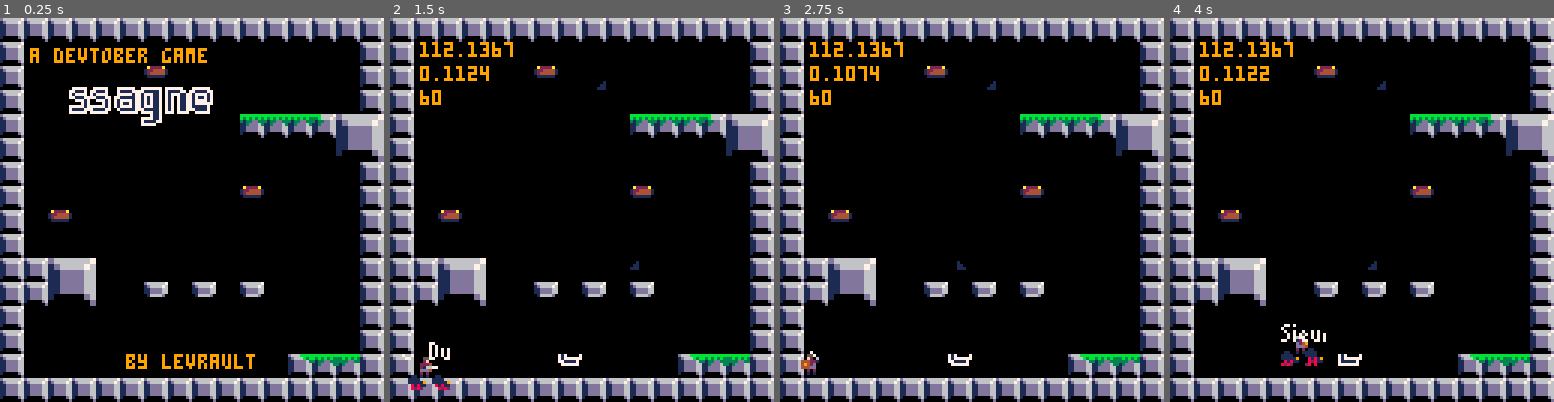
Above: before the commit, frames 1-4 (left to right).
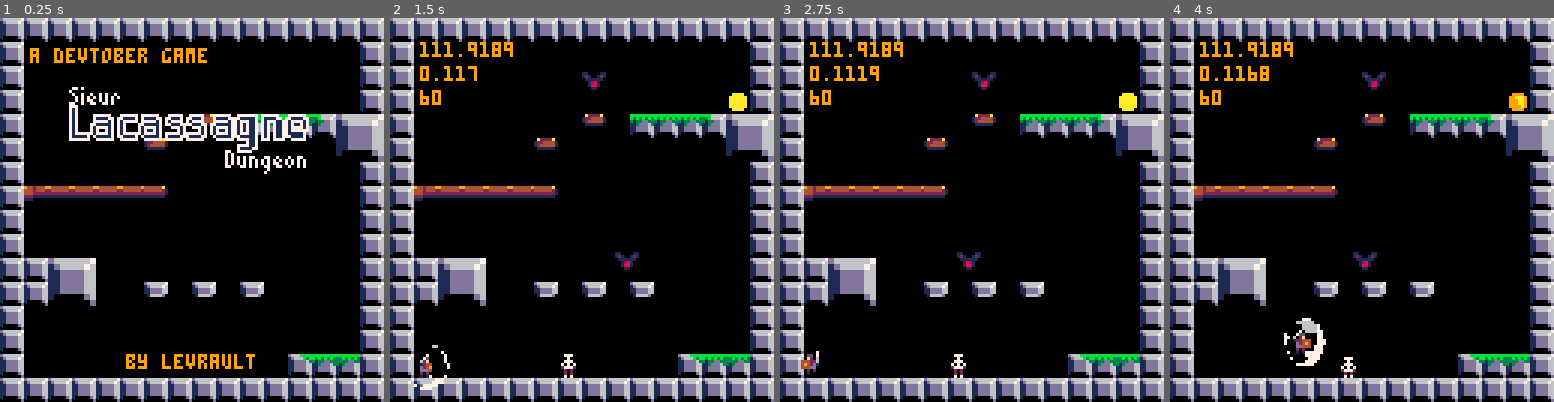
Above: after the commit, the same moments.

Repository: Levrault/pico8-sieur-lacassagne-dungeon
Game: PICO-8 cartridge sieur-lacassagne-dungeon.p8
Two runs of this game, one before a commit and one after it. Both use one fixed random seed, a clock stepped at 60 frames per second and the inputs below.
Inputs:
- Up to frame 1 (0.25 s): no input
- Up to frame 2 (1.5 s): tap O (Z key) at 0.33, 0.7, 1.43 s; tap X (X key) at 1.07 s
- Up to frame 3 (2.75 s): hold Left 1.97-2.37 s; tap X (X key) at 2.07, 2.4, 2.73 s; tap O (Z key) at 2.22 s
- Up to frame 4 (4 s): hold Right 2.87-3.53 s; tap X (X key) at 3.07, 3.4, 3.73 s; tap O (Z key) at 3.1, 3.98 s

The runs differ from the first frame. In frame 1, 8.0% of the frame differs, in the area x 6-81%, y 12-54%; in frame 2, 3.6%; in frame 3, 3.2%; in frame 4, 3.8%.

Commit message:
feat(sprite): optimize sprite sheet

Diff:
--- a/sieur-lacassagne-dungeon.p8
+++ b/sieur-lacassagne-dungeon.p8
@@ -196,12 +196,10 @@
 
 		local author="by levrault"
 		local new_game="press \x97 to start a new game"
-
-		--context
 		print("a devtober game",10,10,9)
-		--log
-		spr(100,23,20,10,4)
-
+		spr(32,22,21,3,1)
+		spr(96,23,29,10,4)
+		spr(35,74,44,4,1)
 		if self.txt_blink then
 			print(new_game,hcenter(new_game),68,7)
 		end
@@ -497,7 +495,7 @@
 	local slash_ap=make_animation_player({
 		["slash"]={
 			ticks=3,
-			frames={32,32,34},
+			frames={76,76,78},
 			loop=false
 		}
 	},"slash")
@@ -507,34 +505,29 @@
 			frames={1},
 			loop=true
 		},
-		["block"]={
-			ticks=1,
-			frames={2},
-			loop=true
-		},
 		["attack"]={ --btn(4)
 			ticks=4,
-			frames={9,10,11,12},
+			frames={8,9,10,11},
 			loop=false
 		},
 		["move"]={ --btn(0) and btn(1)
 			ticks=4,
-			frames={3,4,5,6},
+			frames={2,3,4,5},
 			loop=true
 		},
 		["jump"]={ --btn(5)
 			ticks=1,
-			frames={7},
+			frames={6},
 			loop=true
 		},
 		["fall"]={
 			ticks=1,
-			frames={8},
+			frames={7},
 			loop=true
 		},
 		["death"]={
 			ticks=1,
-			frames={13},
+			frames={12},
 			loop=true
 		}
 	},"idle")
@@ -832,7 +825,7 @@
 			a={
 				["fly"]={
 					ticks=5,
-					frames={64,65,66,67,68},
+					frames={52,53,54,55,56},
 					loop=true
 				}
 			},
@@ -905,7 +898,7 @@
 			a={
 				["idle"]={
 					ticks=16,
-					frames={80,80,81,82,83,84,84,84,84,84,84,83,82,81,80,80},
+					frames={57,57,58,59,60,61,61,61,61,61,61,60,59,58,57,57},
 					loop=true
 				}
 			},
@@ -935,7 +928,7 @@
 			a={
 				["move"]={
 					ticks=4,
-					frames={96,97,98,99},
+					frames={48,49,50,51},
 					loop=true
 				}
 			},
@@ -971,7 +964,7 @@
 			a={
 				["idle"]={
 					ticks=6,
-					frames={112,112,113,113,114,114},
+					frames={13,13,14,14,15,15},
 					loop=true
 				}
 			},
@@ -994,7 +987,7 @@
 	local ap=make_animation_player({
 		["idle"]={
 			ticks=6,
-			frames={128,129,129,130,130,131},
+			frames={44,45,45,46,46,47},
 			loop=true
 		}
 	},"idle")
@@ -1037,7 +1030,7 @@
 	local ap=make_animation_player({
 		["explosion"]={
 			ticks=5,
-			frames={160,162,164,166,168,170},
+			frames={64,66,68,70,72,74},
 			loop=false
 		}
 	},"explosion")
@@ -1390,36 +1383,36 @@
 2020202000000000000000000000000000000000000000000000000000000000000000000000000000000000000000000000000000000000000000000000000000000000000000000000000000000000000000000000000000000000000000000000000000000000000000000000000000000000000000000000000000000000
 __map__
 1010101010101010101010101010101010101010101010101010101010101010101010101010101010101010101010101010101010101010101010101010101010101010101010101010101010101010101010101010101010101010101010101010101010101010101010101010101010101010101010101010101010101010
-10000000000000000000000000000010101a0000000000000000000000000010100000000000002425000000000000101000000000000000000000000000001010101010101010101010101010101010100000000000000000000000000000101000000000000000000000000000001010000000000024250010101010100010
-1000000000001a00000000000000001010000000000000000000000000000010100000000000003435000000000000101000000000000000000000000000001010101010101010101010101010101010100000000000000000000000000000101000000000000000000000000000001010000000000034350000101010000010
-100000000000000000000000000000101000000000000000000000000000001010272824250000242527282425000010101112121410111212121314000000101000000017101c10101010101a001c10100000000000000000000000000000101000000000000000000000000000001010272b00000010100000242500000010
-10000000000000000000121212146e6f100000001500001500001500002425242500003435000034350000343500001010000000000000000000000000260010100000000000000000101700001a0010101100001500001500000000000000101000000000000000000000000000001010000000000010100000343500000010
-10000000000000000000000000007e7f10000000000000000000000000343534350000242500002425000024250000101000000000000000000000000000001010000000000000000000000000000010101500000000000000000000000000101010000000000000000000000000001010000000000000000000000000000010
-1000000000000000000000000000001010272b00000000000000000000001a10102728343500003435272834350000101000002614161116101011121314101010000000000000000000000000000010100000000000000000150000000000101010100000000000000000000000001010000000000000000000000000000010
-100000000000000000001a0000000010100000000000000000000000000000101000002425000024250000242500001010000000101010101010101010101010100000001a00000000000000000000101000000000000000000000000000001010101010000000000000000000000010100000002a2824250000242500000010
-10001a000000000000000000000000101010000000000000000000000000001010000034350000343500003435000010100026000000000000000000000000101000000000000000000000000000001010000000000000000000002a292928101010101010000000000000000000001010000000000034350000343500000010
-1000000000000000000000000000001010242500000000000000000000000010102728242500002425272824250000101000000000000000000000000000001010000000000000000000000000000010100000000000000000000000000000101010101010100000000000000000001010000000000024250000101000000010
-10106e6f000000000000000000000010103435000000000000000000000000101000003435000034350000343500001010000000101000000000000000000010101010000010000010001c1000001010100000000000000000000000000000101010101010101000000000000000001010000000000034350000101000002610
-10107e7f00001500150015000000001010101515151515150000260000000010100000242500002425000024250000101024251010101000000010101026001010101000001000001000001000001010100000000000000000000000001500101010101010101010000000000000001010160000000024250000101000000010
-10000000000000000000000000000010101a0000000000000000000000260010102728343500003435272834350000101034351010101011121410101000001010101000001000001000001000001010100000000000000000000000000000101010101010101010100000000000001010101600000034350000101000000010
-100000000000000000000000000000101000000000000000001b00000000002425000024250000000000002425000010100000000000000000000000000026101010101b001000001000001000001010101011131314100000101100000000101010101010101010101000000000001010101000000024250000101000000010
-10000000000000000000000011121310100000000000000000000000000000343500003435000000000000343500001010000000000000000000000000000010101010000010001a1000001000001010101010101010101114101010161616101010101010101010101010000000001010101016161634351616101016161610
-1010101010101010101010101010101010111212141611141616161010121410101010242510101616101024251010101010101010101016101610101010101010101016161016161016161016161010101010101010101010101010101010101010101010101010101010101010101010101010101010101010101010101010
-1010101010101010101010101010101010101010101010101010101010101010101010343510101010101034351010101010101010101010101010101010101010101010101010101010101010101010101010101010101010101010101010101010101010101010101010101010101010101010101010101010101010101010
-1000001010000000001010000000001010000000000000000000000000000010100000000000000000000000000000101000000000000000000000000000001010000000000000000000000000000010100000000000000000000000000000101000000000000000000000000000001010000010100000000010100000000010
-1010001010000000001010000000001010000000000000000000000000000010100000000000000000000000000000101000000000000000000000000000001010000000000000000000000000000010100000000000000000000000000000101000000000000000000000000000001010100010100000000010100000000010
-1010001010001010001010001010001010000000000000000000000000000010100000000000000000000000000000101000000000000000000000000000001010000000000000000000000000000010100000000000000000000000000000101000000000000000000000000000001010100010100010100010100010100010
-1010001010261010001010261010001010000000000000000000000000000010100000000000000000000000000000101000000000000000000000000000001010000000000000000000000000000010100000000000000000000000000000101000000000000000000000000000001010100010102610100010102610100010
-1010001010001010001010001010001010000000000000000000000000000010100000000000000000000000000000101000000000000000000000000000001010000000000000000000000000000010100000000000000000000000000000101000000000000000000000000000001010100010100010100010100010100010
-1010001010261010001010261010001010000000000000000000000000000010100000000000000000000000000000101000000000000000000000000000001010000000000000000000000000000010100000000000000000000000000000101000000000000000000000000000001010100010102610100010102610100010
-1010000000001010000000001010001010000000000000000000000000000010100000000000000000000000000000101000000000000000000000000000001010000000000000000000000000000010100000000000000000000000000000101000000000000000000000000000001010100000000010100000000010100010
-1010101010101010111212141010001010000000000000000000000000000010100000000000000000000000000000101000000000000000000000000000001010000000000000000000000000000010100000000000000000000000000000101000000000000000000000000000001010101010101010101112121410100010
-1010101010100000000000000000001010000000000000000000000000000010100000000000000000000000000000101000000000000000000000000000001010000000000000000000000000000010100000000000000000000000000000101000000000000000000000000000001010101010101000000000000000000010
+1000000000000000000000000000001010000000000000000000000000000010100000000000006e6f00000000000010100000000000000000000000000000101010101010101010101010101010101010000000000000000000000000000010100000000000000000000000000000101000000000006e6f0010101010100010
+1000000000000000000000000000001010000000000000000000000000000010100000000000007e7f00000000000010100000000000000000000000000000101010101010101010101010101010101010000000000000000000000000000010100000000000000000000000000000101000000000007e7f0000101010000010
+1000000000000000000000000000001010000000000000000000000000000010101b1c6e6f00006e6f1b1c6e6f00001010111212141011121212131400000010100000001710001010101010000000101000000000000000000000000000001010000000000000000000000000000010101b1f000000101000006e6f00000010
+10000000000000001a00121212146e6f100000001500001500001500006e6f6e6f00007e7f00007e7f00007e7f000010100000000000000000000000001a0010100000000000000000101700000000101011000015000015000000000000001010000000000000000000000000000010100000000000101000007e7f00000010
+1000000000001a000000000000007e7f100000000000000000000000007e7f7e7f00006e6f00006e6f00006e6f0000101000000000000000000000000000001010000000000000000000000000000010101500000000000000000000000000101010000000000000000000000000001010000000000000000000000000000010
+10000000000000000000000000000010101b1f00000000000000000000000010101b1c7e7f00007e7f1b1c7e7f0000101000001a14161116101011121314101010000000000000000000000000000010100000000000000000150000000000101010100000000000000000000000001010000000000000000000000000000010
+101b1d1d1d1d1f000000000000000010100000000000000000000000000000101000006e6f00006e6f00006e6f00001010000000101010101010101010101010100000000000000000000000000000101000000000000000000000000000001010101010000000000000000000000010100000001e1c6e6f00006e6f00000010
+10000000000000000000000000000010101000000000000000000000000000101000007e7f00007e7f00007e7f00001010001a000000000000000000000000101000000000000000000000000000001010000000000000000000001e1d1d1c10101010101000000000000000000000101000000000007e7f00007e7f00000010
+10000000000000000000000000000010106e6f00000000000000000000000010101b1c6e6f00006e6f1b1c6e6f000010100000000000000000000000000000101000000000000000000000000000001010000000000000000000000000000010101010101010000000000000000000101000000000006e6f0000101000000010
+10106e6f000000000000000000000010107e7f000000000000000000000000101000007e7f00007e7f00007e7f000010100000001010000000000000000000101010100000100000100000100000101010000000000000000000000000000010101010101010100000000000000000101000000000007e7f0000101000001a10
+10107e7f000015001500150000000010101015151515151500001a00000000101000006e6f00006e6f00006e6f000010106e6f101010100000001010101a00101010100000100000100000100000101010000000000000000000000000150010101010101010101000000000000000101016000000006e6f0000101000000010
+10000000000000000000000000000010100000000000000000000000001a0010101b1c7e7f00007e7f1b1c7e7f000010107e7f101010101112141010100000101010100000100000100000100000101010000000000000000000000000000010101010101010101010000000000000101010160000007e7f0000101000000010
+100000000000000000000000000000101000000000000000000000000000006e6f00006e6f0000000000006e6f00001010000000000000000000000000001a101010100000100000100000100000101010101113131410000010110000000010101010101010101010100000000000101010100000006e6f0000101000000010
+100000000000000000000000111213101000000000000000000000000000007e7f00007e7f0000000000007e7f000010100000000000000000000000000000101010100000100000100000100000101010101010101010111410101016161610101010101010101010101000000000101010101616167e7f1616101016161610
+10101010101010101010101010101010101112121416111416161610101214101010106e6f1010161610106e6f1010101010101010101016101610101010101010101016161016161016161016161010101010101010101010101010101010101010101010101010101010101010101010101010101010101010101010101010
+10101010101010101010101010101010101010101010101010101010101010101010107e7f1010101010107e7f1010101010101010101010101010101010101010101010101010101010101010101010101010101010101010101010101010101010101010101010101010101010101010101010101010101010101010101010
+1000000000000000000000000000001010000000000000000000000000000010100000000000000000000000000000101000000000000000000000000000001010000000000000000000000000000010100000000000000000000000000000101000000000000000000000000000001010000010100000000010100000000010
+1000000000000000000000000000001010000000000000000000000000000010100000000000000000000000000000101000000000000000000000000000001010000000000000000000000000000010100000000000000000000000000000101000000000000000000000000000001010100010100000000010100000000010
+1000000000000000000000000000001010000000000000000000000000000010100000000000000000000000000000101000000000000000000000000000001010000000000000000000000000000010100000000000000000000000000000101000000000000000000000000000001010100010100010100010100010100010
+1000000000000000000000000000001010000000000000000000000000000010100000000000000000000000000000101000000000000000000000000000001010000000000000000000000000000010100000000000000000000000000000101000000000000000000000000000001010100010101a10100010101a10100010
+1000000000000000000000000000001010000000000000000000000000000010100000000000000000000000000000101000000000000000000000000000001010000000000000000000000000000010100000000000000000000000000000101000000000000000000000000000001010100010100010100010100010100010
+1000000000000000000000000000001010000000000000000000000000000010100000000000000000000000000000101000000000000000000000000000001010000000000000000000000000000010100000000000000000000000000000101000000000000000000000000000001010100010101a10100010101a10100010
+1000000000000000000000000000001010000000000000000000000000000010100000000000000000000000000000101000000000000000000000000000001010000000000000000000000000000010100000000000000000000000000000101000000000000000000000000000001010100000000010100000000010100010
+1000000000000000000000000000001010000000000000000000000000000010100000000000000000000000000000101000000000000000000000000000001010000000000000000000000000000010100000000000000000000000000000101000000000000000000000000000001010101010101010101112121410100010
+1000000000000000000000000000001010000000000000000000000000000010100000000000000000000000000000101000000000000000000000000000001010000000000000000000000000000010100000000000000000000000000000101000000000000000000000000000001010101010101000000000000000000010
 1000000000000000000000000000001010000000000000000000000000000010100000000000000000000000000000101000000000000000000000000000001010000000000000000000000000000010100000000000000000000000000000101000000000000000000000000000001010000000000000000000000000000010
-1000000000000000000000001016101010000000000000000000000000000010100000000000000000000000000000101000000000000000000000000000001010000000000000000000000000000010100000000000000000000000000000101000000000000000000000000000001010000000000000000000000010161010
-1000000000000000001011161010101010000000000000000000000000000010100000000000000000000000000000101000000000000000000000000000001010000000000000000000000000000010100000000000000000000000000000101000000000000000000000000000001010000000000000000010111610101010
-1010101016000011141010101010101010000000000000000000000000000010100000000000000000000000000000101000000000000000000000000000001010000000000000000000000000000010100000000000000000000000000000101000000000000000000000000000001010101010160000111410101010101010
-1010101010161610101010101010101010000000000000000000000000000010100000000000000000000000000000101000000000000000000000000000001010000000000000000000000000000010100000000000000000000000000000101000000000000000000000000000001010101010101616101010101010101010
+1000000000000000000000000000001010000000000000000000000000000010100000000000000000000000000000101000000000000000000000000000001010000000000000000000000000000010100000000000000000000000000000101000000000000000000000000000001010000000000000000000000010161010
+1000000000000000000000000000001010000000000000000000000000000010100000000000000000000000000000101000000000000000000000000000001010000000000000000000000000000010100000000000000000000000000000101000000000000000000000000000001010000000000000000010111610101010
+10000000000000000000000000000010100000000000000000000000000000101000000000000000000000000000001010000000000000000000000000000010100000000000000000000000000000101000000000000000000000000000001010000000000000000000000000000010101010101600001114101010106e6f10
+10000000000000000000000000000010100000000000000000000000000000101000000000000000000000000000001010000000000000000000000000000010100000000000000000000000000000101000000000000000000000000000001010000000000000000000000000000010101010101016161010101010107e7f10
 1010101010101010101010101010101010101010101010101010101010101010101010101010101010101010101010101010101010101010101010101010101010101010101010101010101010101010101010101010101010101010101010101010101010101010101010101010101010101010101010101010101010101010
 
 
